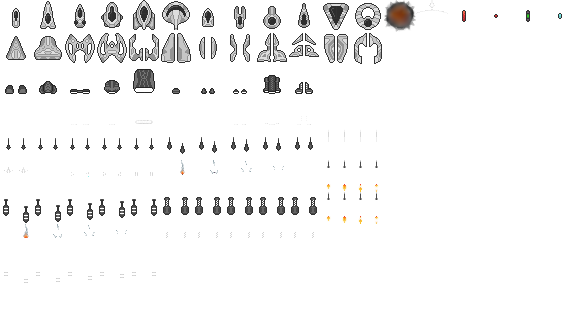
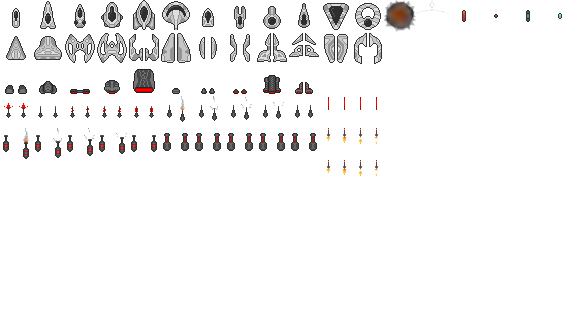
Before/after of a (576, 320) layered artwork. What changed in the layer stack:
painted on "Ship - parts.png" over [3, 1, 382, 283]
